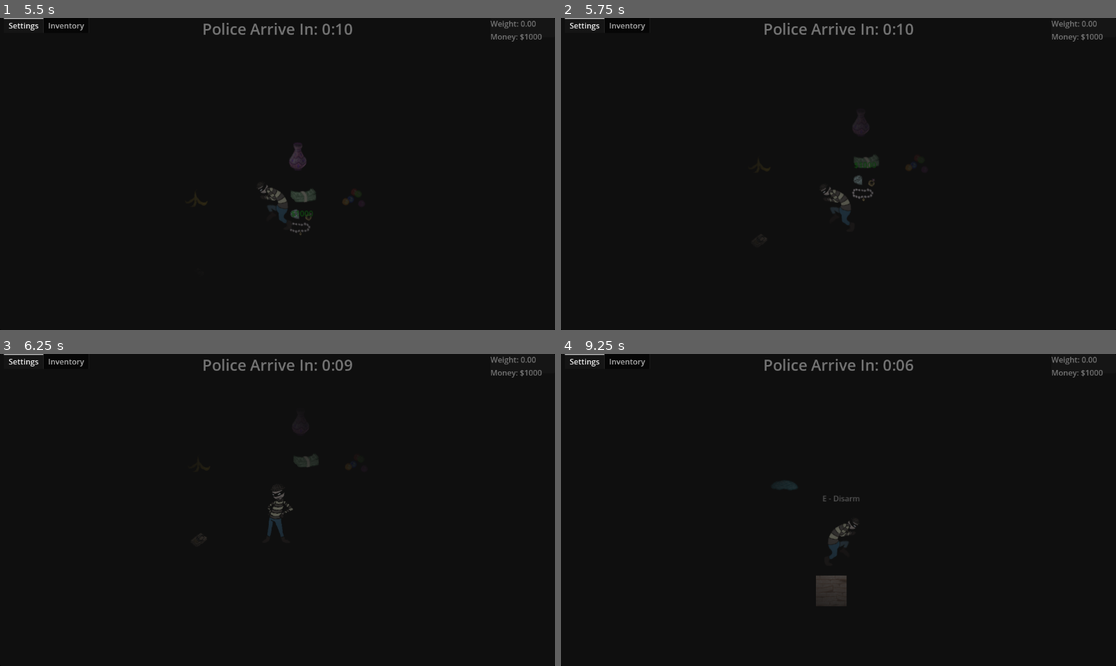
Above: before the commit, frames 1-4 (two rows, left to right).
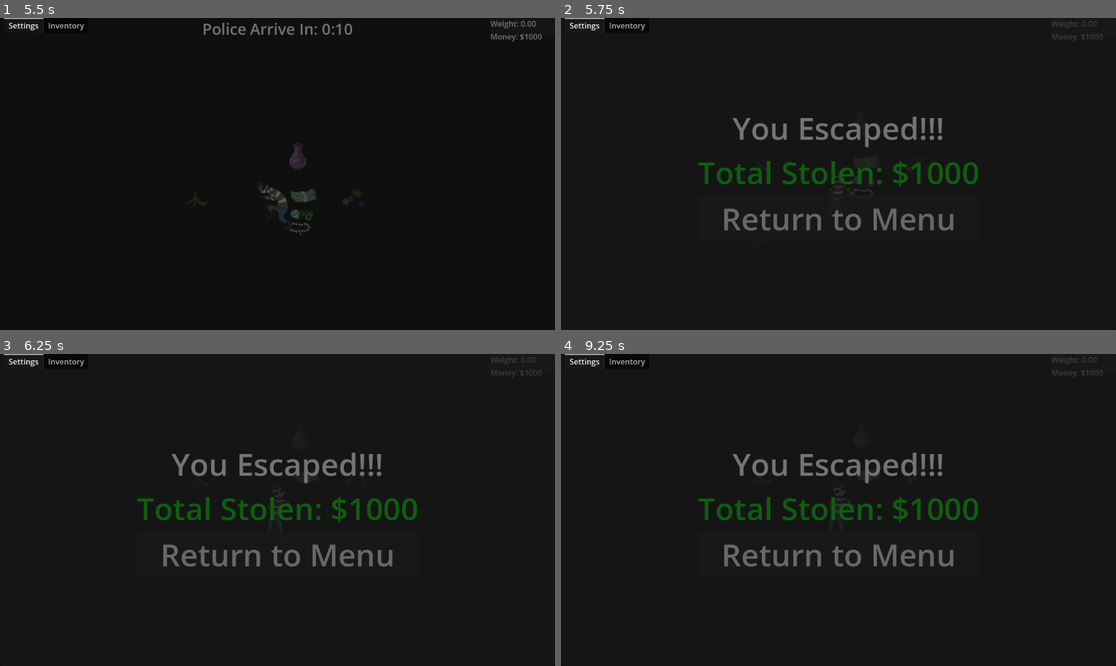
Above: after the commit, the same moments.

Repository: Enriquenf07/game-jam-march-2026
Game: Godot game, scene res://world/world.tscn
Same seed, same stepped clock (60 frames per second), same inputs: the game is played once before the commit and once after it. The engine's default icon, where the game draws it, is replaced by a stand-in: a white triangle on a blue panel in a dark square. Sound files missing from this copy of the repository are replaced by a short silence.
Inputs (mouse positions are in pixels of both pictures, inside the frame that each line leads up to):
- Up to frame 1 (5.5 s): tap Enter at 0.5 s; hold D (right) 0.53-1.28 s; hold E (interact) 0.53-1.28 s; hold S (down) 1.28-2.03 s; tap Shift (run) at 1.35, 2.85, 4.35 s; hold D (right) 2.03-2.78 s; hold E (interact) 2.03-2.78 s; hold W (up) 2.78-3.53 s; hold E (interact) 3.53-4.28 s; hold A (left) 3.53-5.03 s; tap Escape (pause) at 4.15 s; hold S (down) from 5.03 s (still down); hold E (interact) from 5.03 s (still down)
- Up to frame 2 (5.75 s): keep holding S (down); keep holding E (interact)
- Up to frame 3 (6.25 s): release S (down) at 5.75 s; release E (interact) at 5.75 s; click (277, 553) at 5.75 s, where only the run after the commit has a clickable "Return to Menu"
- Up to frame 4 (9.25 s): hold D (right) 6.53-7.28 s; tap Shift (run) at 6.6, 8.1 s; hold W (up) 7.28-8.03 s; hold E (interact) 7.28-8.03 s; hold D (right) 8.03-8.78 s; hold S (down) from 8.78 s (still down); hold E (interact) from 8.78 s (still down)

Frame 1 is identical in both runs. In frame 2, 4.1% of the frame differs, in the area x 24-98%, y 0-69%; in frame 3, 4.1%; in frame 4, 4.6%, in the area x 24-98%, y 0-80%.

Commit message:
Added screens for winning and losing
Added result screens for when the player escapes, or for when the player runs out of time.

Diff:
--- /dev/null
+++ b/buses/game_end_event_bus.gd
@@ -0,0 +1,3 @@
+extends Node
+
+signal player_escaped()
--- a/player/player.gd
+++ b/player/player.gd
@@ -209,3 +209,7 @@
 
 func _is_in_stunned_animation(player_animation: StringName) -> bool:
 	return (player_animation == "marble_trip" or player_animation == "mouse_trap_hurt" or player_animation == "puddle_slip")
+
+func stop_player():
+	_is_stunned = true
+	_player_visual.play("idle")
--- a/project.godot
+++ b/project.godot
@@ -18,6 +18,7 @@
 [autoload]
 
 LootEventBus="*uid://bbg7erk3fo37v"
+GameEndEventBus="*uid://b6hbn4np3jkvd"
 
 [importer_defaults]
 
--- /dev/null
+++ b/room/escape_door.gd
@@ -0,0 +1,6 @@
+class_name EscapeDoor
+extends Area2D
+
+func _on_body_entered(body: Node2D) -> void:
+	if (body.is_in_group("player")):
+		GameEndEventBus.player_escaped.emit()
--- /dev/null
+++ b/room/escape_door.tscn
@@ -0,0 +1,16 @@
+[gd_scene format=3 uid="uid://b6mjyjnwryed4"]
+
+[ext_resource type="Script" uid="uid://dmmqv5v1ru6x1" path="res://room/escape_door.gd" id="1_a4tbf"]
+
+[sub_resource type="RectangleShape2D" id="RectangleShape2D_ec3ix"]
+size = Vector2(192, 20)
+
+[node name="EscapeDoor" type="Area2D" unique_id=1746694220]
+collision_layer = 0
+script = ExtResource("1_a4tbf")
+
+[node name="CollisionShape2D" type="CollisionShape2D" parent="." unique_id=983915431]
+shape = SubResource("RectangleShape2D_ec3ix")
+debug_color = Color(0.25490198, 0.8156863, 0.14509805, 0.41960785)
+
+[connection signal="body_entered" from="." to="." method="_on_body_entered"]
--- a/ui/escape_timer/escape_timer.gd
+++ b/ui/escape_timer/escape_timer.gd
@@ -15,6 +15,10 @@
 func start_timer():
 	show()
 	_escape_clock.start()
+
+func stop_timer():
+	hide()
+	_escape_clock.stop()
 
 func _on_escape_clock_timeout() -> void:
 	if (_seconds_left == 0):
--- /dev/null
+++ b/world/results_screen/results_screen.gd
@@ -0,0 +1,19 @@
+class_name ResultsScreen
+extends CanvasLayer
+
+@export var _win_screen: Control
+@export var _score_text: Label
+@export var _lose_screen: Control
+
+func show_win_screen(total_score: int):
+	_win_screen.show()
+	_score_text.text = "Total Stolen: $" + str(total_score)
+
+func _on_exit_button_pressed() -> void:
+	print("Return to Title Screen")
+
+func show_lose_screen():
+	_lose_screen.show()
+
+func _on_retry_button_pressed() -> void:
+	get_tree().reload_current_scene()
--- /dev/null
+++ b/world/results_screen/results_screen.tscn
@@ -0,0 +1,120 @@
+[gd_scene format=3 uid="uid://cwd0jx26s4xsr"]
+
+[ext_resource type="Script" uid="uid://d3witckh7xgk2" path="res://world/results_screen/results_screen.gd" id="1_ucyfj"]
+
+[node name="ResultsScreen" type="CanvasLayer" unique_id=819295893 node_paths=PackedStringArray("_win_screen", "_score_text", "_lose_screen")]
+script = ExtResource("1_ucyfj")
+_win_screen = NodePath("WinScreen")
+_score_text = NodePath("WinScreen/VBoxContainer/ScoreText")
+_lose_screen = NodePath("LoseScreen")
+
+[node name="WinScreen" type="Control" parent="." unique_id=1361753961]
+visible = false
+layout_mode = 3
+anchors_preset = 15
+anchor_right = 1.0
+anchor_bottom = 1.0
+grow_horizontal = 2
+grow_vertical = 2
+
+[node name="Panel" type="Panel" parent="WinScreen" unique_id=861377978]
+layout_mode = 1
+anchors_preset = 15
+anchor_right = 1.0
+anchor_bottom = 1.0
+grow_horizontal = 2
+grow_vertical = 2
+
+[node name="VBoxContainer" type="VBoxContainer" parent="WinScreen" unique_id=15621982]
+layout_mode = 1
+anchors_preset = 8
+anchor_left = 0.5
+anchor_top = 0.5
+anchor_right = 0.5
+anchor_bottom = 0.5
+offset_left = -292.5
+offset_top = -140.0
+offset_right = 292.5
+offset_bottom = 140.0
+grow_horizontal = 2
+grow_vertical = 2
+alignment = 1
+
+[node name="WinText" type="Label" parent="WinScreen/VBoxContainer" unique_id=2086986766]
+layout_mode = 2
+theme_override_font_sizes/font_size = 64
+text = "You Escaped!!!"
+horizontal_alignment = 1
+
+[node name="ScoreText" type="Label" parent="WinScreen/VBoxContainer" unique_id=981607983]
+layout_mode = 2
+theme_override_colors/font_color = Color(0, 0.77254903, 0, 1)
+theme_override_font_sizes/font_size = 64
+text = "Total Stolen: $0000"
+horizontal_alignment = 1
+vertical_alignment = 1
+
+[node name="ExitButton" type="Button" parent="WinScreen/VBoxContainer" unique_id=389212487]
+layout_mode = 2
+theme_override_font_sizes/font_size = 64
+text = "Return to Menu"
+
+[node name="LoseScreen" type="Control" parent="." unique_id=392313083]
+visible = false
+layout_mode = 3
+anchors_preset = 15
+anchor_right = 1.0
+anchor_bottom = 1.0
+grow_horizontal = 2
+grow_vertical = 2
+
+[node name="Panel" type="Panel" parent="LoseScreen" unique_id=528110133]
+layout_mode = 1
+anchors_preset = 15
+anchor_right = 1.0
+anchor_bottom = 1.0
+grow_horizontal = 2
+grow_vertical = 2
+
+[node name="VBoxContainer" type="VBoxContainer" parent="LoseScreen" unique_id=1973433354]
+layout_mode = 1
+anchors_preset = 8
+anchor_left = 0.5
+anchor_top = 0.5
+anchor_right = 0.5
+anchor_bottom = 0.5
+offset_left = -292.5
+offset_top = -140.0
+offset_right = 292.5
+offset_bottom = 140.0
+grow_horizontal = 2
+grow_vertical = 2
+alignment = 1
+
+[node name="WinText" type="Label" parent="LoseScreen/VBoxContainer" unique_id=1233250710]
+layout_mode = 2
+theme_override_font_sizes/font_size = 64
+text = "You Were Caught..."
+horizontal_alignment = 1
+
+[node name="Label" type="Label" parent="LoseScreen/VBoxContainer" unique_id=55544335]
+layout_mode = 2
+theme_override_colors/font_color = Color(0.67, 0, 0, 1)
+theme_override_font_sizes/font_size = 48
+text = "Your Stolen Goods Have Been Confiscated..."
+horizontal_alignment = 1
+vertical_alignment = 1
+
+[node name="RetryButton" type="Button" parent="LoseScreen/VBoxContainer" unique_id=1865046938]
+layout_mode = 2
+theme_override_font_sizes/font_size = 64
+text = "Try Again"
+
+[node name="ExitButton" type="Button" parent="LoseScreen/VBoxContainer" unique_id=1453146947]
+layout_mode = 2
+theme_override_font_sizes/font_size = 64
+text = "Return to Menu"
+
+[connection signal="pressed" from="WinScreen/VBoxContainer/ExitButton" to="." method="_on_exit_button_pressed"]
+[connection signal="pressed" from="LoseScreen/VBoxContainer/RetryButton" to="." method="_on_retry_button_pressed"]
+[connection signal="pressed" from="LoseScreen/VBoxContainer/ExitButton" to="." method="_on_exit_button_pressed"]
--- a/world/world.gd
+++ b/world/world.gd
@@ -6,6 +6,7 @@
 @export var camera: Camera2D
 @export var canvaModulate: CanvasModulate
 @export var pause_ui: PauseUI
+@export var results_ui: ResultsScreen
 var player: Player
 var inventory = Inventory.new()
 
@@ -19,7 +20,8 @@
 	player = factory.create(Vector2(0, 0), self, inventory)
 	inventory.inventory_changed.connect(_refresh)
 	hud.police_timer.start_timer()
-	hud.police_timer.connect("police_arrived", _on_police_arrived)
+	hud.police_timer.connect("police_arrived", _on_player_caught)
+	GameEndEventBus.connect("player_escaped", _on_player_escaped)
 
 func _refresh() -> void:
 	pause_ui.refresh_inventory()
@@ -33,5 +35,12 @@
 		var target_pos = player.global_position
 		camera.global_position = camera.global_position.lerp(target_pos, lerp_speed * delta)
 
-func _on_police_arrived():
-	print("Game Over!")
+func _on_player_caught():
+	hud.police_timer.stop_timer()
+	player.stop_player()
+	results_ui.show_lose_screen()
+
+func _on_player_escaped():
+	hud.police_timer.stop_timer()
+	player.stop_player()
+	results_ui.show_win_screen(hud._money)
--- a/world/world.tscn
+++ b/world/world.tscn
@@ -6,7 +6,6 @@
 [ext_resource type="PackedScene" uid="uid://dlwantqj076u7" path="res://itens/Item.tscn" id="4_item"]
 [ext_resource type="Resource" uid="uid://p1b61fm36elg" path="res://itens/data/case.tres" id="5_itemdata"]
 [ext_resource type="PackedScene" uid="uid://bxvbikmdrtff8" path="res://world/hud/hud.tscn" id="6_hud"]
-[ext_resource type="TileSet" uid="uid://b2rpemrsjwxkn" path="res://room/map_tile_set.tres" id="7_tileset"]
 [ext_resource type="PackedScene" uid="uid://bfeqvwpqr1iw3" path="res://room/Room.tscn" id="8_room"]
 [ext_resource type="PackedScene" uid="uid://cbhd62ic6mqpb" path="res://traps/marbles/marbles.tscn" id="9_marbles"]
 [ext_resource type="PackedScene" uid="uid://602avg8qg6xb" path="res://traps/mouse_trap/mouse_trap.tscn" id="10_mouse"]
@@ -15,16 +14,19 @@
 [ext_resource type="PackedScene" uid="uid://dsg4tspdufk0g" path="res://loot/cash.tscn" id="13_ocfjn"]
 [ext_resource type="PackedScene" uid="uid://bp7pfs500k1fq" path="res://loot/jewelry.tscn" id="14_dqqhb"]
 [ext_resource type="PackedScene" uid="uid://ieghsawdi2lh" path="res://loot/vase.tscn" id="15_b2suy"]
+[ext_resource type="PackedScene" uid="uid://cwd0jx26s4xsr" path="res://world/results_screen/results_screen.tscn" id="15_h8lre"]
+[ext_resource type="PackedScene" uid="uid://b6mjyjnwryed4" path="res://room/escape_door.tscn" id="16_h8lre"]
 
 [sub_resource type="RectangleShape2D" id="RectangleShape2D_ai45w"]
 size = Vector2(720, 224)
 
-[node name="Node2D" type="Node2D" unique_id=148939300 node_paths=PackedStringArray("hud", "camera", "canvaModulate", "pause_ui")]
+[node name="Node2D" type="Node2D" unique_id=148939300 node_paths=PackedStringArray("hud", "camera", "canvaModulate", "pause_ui", "results_ui")]
 script = ExtResource("1_4717r")
 hud = NodePath("Hud")
 camera = NodePath("Camera")
 canvaModulate = NodePath("CanvasModulate")
 pause_ui = NodePath("PauseUi")
+results_ui = NodePath("ResultsScreen")
 metadata/_custom_type_script = "uid://yyqd8rad7pha"
 
 [node name="Camera" type="Camera2D" parent="." unique_id=1564084660]
@@ -50,10 +52,8 @@
 
 [node name="Hud" parent="." unique_id=1405528010 instance=ExtResource("6_hud")]
 
-[node name="Room" parent="." unique_id=1779495073 node_paths=PackedStringArray("room_area") instance=ExtResource("8_room")]
+[node name="Room" parent="." unique_id=1779495073 instance=ExtResource("8_room")]
 position = Vector2(-5, -1)
-tile_set = ExtResource("7_tileset")
-room_area = NodePath("Area2D")
 
 [node name="Area2D" type="Area2D" parent="Room" unique_id=1221307362]
 
@@ -61,10 +61,8 @@
 position = Vector2(215, -48)
 shape = SubResource("RectangleShape2D_ai45w")
 
-[node name="Room2" parent="." unique_id=1398693397 node_paths=PackedStringArray("room_area") instance=ExtResource("8_room")]
+[node name="Room2" parent="." unique_id=1398693397 instance=ExtResource("8_room")]
 position = Vector2(-5, -225)
-tile_set = ExtResource("7_tileset")
-room_area = NodePath("Area2D")
 
 [node name="Area2D" type="Area2D" parent="Room2" unique_id=1963894054]
 
@@ -85,3 +83,8 @@
 
 [node name="Vase" parent="." unique_id=2123596220 instance=ExtResource("15_b2suy")]
 position = Vector2(38, 55)
+
+[node name="ResultsScreen" parent="." unique_id=819295893 instance=ExtResource("15_h8lre")]
+
+[node name="EscapeDoor" parent="." unique_id=1746694220 instance=ExtResource("16_h8lre")]
+position = Vector2(39, 261)
Not shown, added: buses/game_end_event_bus.gd.uid
Not shown, added: room/escape_door.gd.uid
Not shown, added: world/results_screen/results_screen.gd.uid
